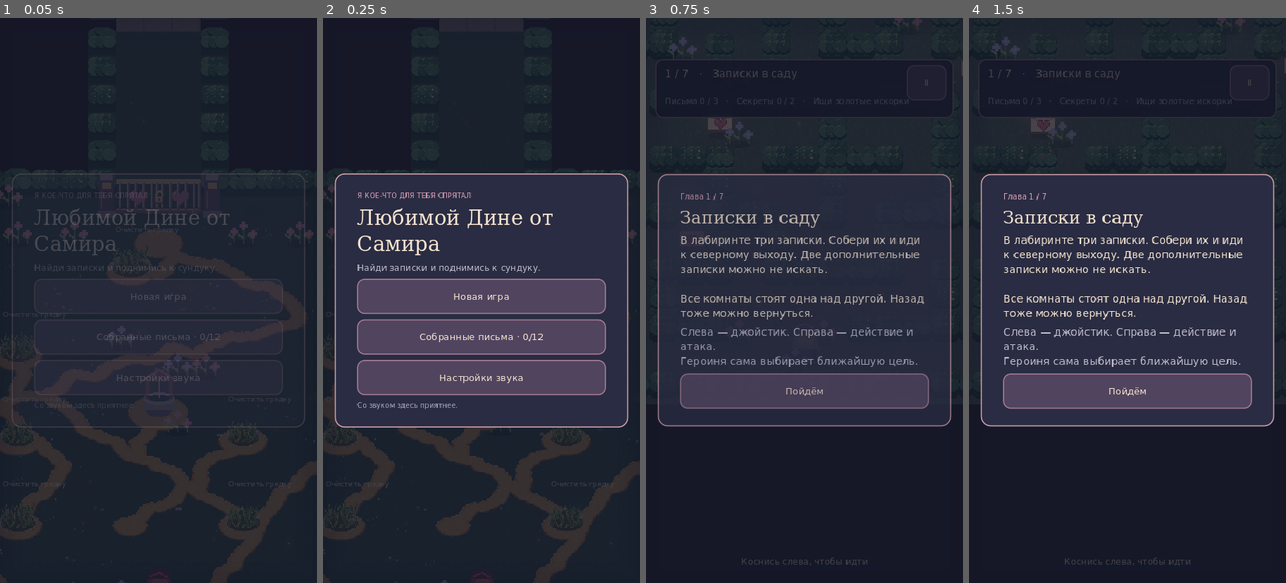
Above: before the commit, frames 1-4 (left to right).
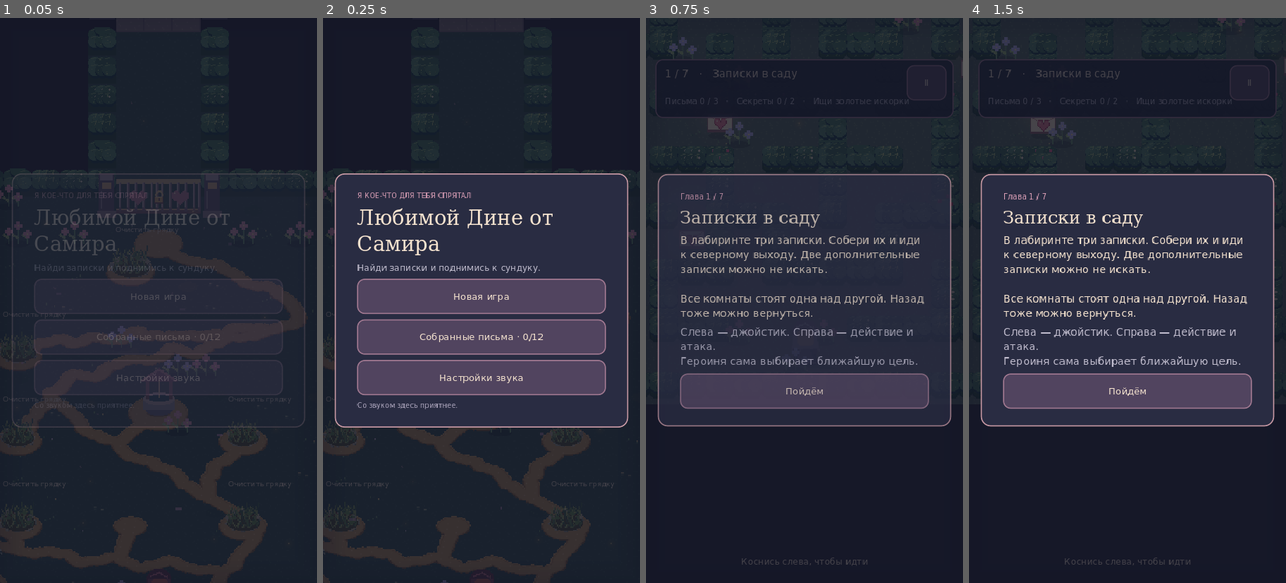
Above: after the commit, the same moments.

Repository: NQUAREx/dina-lovely
Game: Godot game, scene res://main.tscn
Same seed, same stepped clock (60 frames per second), same inputs: the game is played once before the commit and once after it.
Inputs:
- Up to frame 1 (0.05 s): no input
- Up to frame 2 (0.25 s): no input
- Up to frame 3 (0.75 s): click "Новая игра" at 0.5 s
- Up to frame 4 (1.5 s): click "Ⅱ" at 1.25 s

The runs differ from the first frame. In frame 1, 4.0% of the frame differs, in the area x 0-100%, y 40-99%; in frame 2, 3.9%; in frame 3, nothing differs; in frame 4, nothing differs.

Commit message:
Mix branches and alternate walks with wider parallel-route spacing

Diff:
--- a/scripts/game.gd
+++ b/scripts/game.gd
@@ -2089,6 +2089,17 @@
 		spine.add_point(spine_points[n],-tangent,tangent)
 	var main_path:=roughen_path(continuous_path(spine.get_baked_points(),start,end,rng),int(save_data.seed)+level)
 	if main_path.size()>1:paths.append(main_path);path_terminals.append(false)
+	if main_path.size()>12:
+		# A second independent walk reconnects with the main route at both ends.
+		var from:=main_path[int(main_path.size()*.15)]
+		var to:=main_path[int(main_path.size()*.82)]
+		var left_x:=start.x-rng.randf_range(360,420)
+		var knots:Array[Vector2]=[from,Vector2(left_x+rng.randf_range(-25,25),start.lerp(end,.34).y),Vector2(left_x+rng.randf_range(-25,25),start.lerp(end,.69).y),to]
+		var alternate:=Curve2D.new();alternate.bake_interval=6
+		for n in range(knots.size()):
+			var handle:Vector2=(knots[mini(n+1,knots.size()-1)]-knots[maxi(0,n-1)])/5
+			alternate.add_point(knots[n],-handle,handle)
+		paths.append(roughen_path(alternate.get_baked_points(),int(save_data.seed)+9811));path_terminals.append(false)
 	path_pads.append({"pos":start,"radius":43.0})
 	path_pads.append({"pos":end,"radius":43.0})
 	var targets:Array[Dictionary]=[]
@@ -2101,7 +2112,7 @@
 	while not targets.is_empty():
 		var best:=INF;var selected:=0;var anchor:=start
 		for n in range(targets.size()):
-			for path in paths:
+			for path in anchor_paths(targets[n]):
 				for point in path:
 					var distance:float=point.distance_to(targets[n].pos)
 					if distance<best:best=distance;selected=n;anchor=point
@@ -2112,29 +2123,33 @@
 		# around an object. The shortest visible gentle curve wins.
 		var branch:=PackedVector2Array()
 		var approach_cost:=INF
+		var clearance:=path_clearance_grid()
 		var bend_fraction:=rng.randf_range(.34,.52)*(1 if rng.randf()<.5 else -1)
-		for path in paths:
-			for sample in range(0,path.size(),3):
+		for path in anchor_paths(target):
+			for sample in range(0,path.size(),6):
 				var candidate:Vector2=path[sample]
 				var distance:float=candidate.distance_to(target.pos)
 				if distance>=approach_cost:continue
 				var outward:Vector2=(candidate-target.pos).normalized()
 				var tip:Vector2=target.pos+outward*radius*.15
 				var side:Vector2=(tip-candidate).normalized().orthogonal()
-				var bend_amount:=clampf(distance*bend_fraction,-180,180)
-				var curve:=Curve2D.new();curve.bake_interval=6
-				# Broad offset waypoints give a wandering route, not a direct link.
-				var waypoint_a:=candidate.lerp(tip,.34)+side*bend_amount
-				var waypoint_b:=candidate.lerp(tip,.7)+side*bend_amount*.45
-				var knots:Array[Vector2]=[candidate,waypoint_a,waypoint_b,tip]
-				for k in range(knots.size()):
-					var handle:Vector2=(knots[mini(k+1,knots.size()-1)]-knots[maxi(0,k-1)])/5
-					curve.add_point(knots[k],-handle,handle)
-				var points:=roughen_path(curve.get_baked_points(),int(save_data.seed)+selected*137+level*731)
-				var clear:=true
-				for point in points:
-					if not path_point_safe(point):clear=false;break
-				if clear:branch=points;approach_cost=distance
+				for bend_sign in [-1,1]:
+					var bend_amount:=clampf(distance*absf(bend_fraction)*bend_sign,-180,180)
+					var curve:=Curve2D.new();curve.bake_interval=6
+					# Broad offset waypoints give a wandering route, not a direct link.
+					var waypoint_a:=candidate.lerp(tip,.34)+side*bend_amount
+					var waypoint_b:=candidate.lerp(tip,.7)+side*bend_amount*.45
+					var knots:Array[Vector2]=[candidate,waypoint_a,waypoint_b,tip]
+					for k in range(knots.size()):
+						var handle:Vector2=(knots[mini(k+1,knots.size()-1)]-knots[maxi(0,k-1)])/5
+						curve.add_point(knots[k],-handle,handle)
+					var points:=roughen_path(curve.get_baked_points(),int(save_data.seed)+selected*137+level*731)
+					var clear:=true
+					for point in points:
+						if not path_point_safe(point):clear=false;break
+					if clear:
+						var cost:=distance+parallel_path_cost(points,clearance)
+						if cost<approach_cost:branch=points;approach_cost=cost
 		if branch.size()<2:continue
 		# Begin at the last shared contact, so close parallel strips cannot form loops.
 		var merge:=0;var junction:=branch[0]
@@ -2149,6 +2164,37 @@
 			path_targets.append({"id":target.id,"object":target,"path":paths.size()-1,"end":trimmed[-1]})
 	generating_paths=false
 	build_path_meshes()
+
+func path_clearance_grid() -> Dictionary:
+	var cells:Dictionary={}
+	for path in paths:
+		for n in range(1,path.size()-1,6):
+			var cell:=Vector2i(path[n]/112)
+			if not cells.has(cell):cells[cell]=[]
+			cells[cell].append({"pos":path[n],"tangent":(path[n+1]-path[n-1]).normalized()})
+	return cells
+
+func parallel_path_cost(points: PackedVector2Array, cells: Dictionary) -> float:
+	var penalty:=0.0
+	for n in range(9,points.size()-9,6):
+		var centre:=Vector2i(points[n]/112)
+		var tangent:Vector2=(points[n+1]-points[n-1]).normalized()
+		var nearest:=112.0
+		var shared:=false
+		for y in range(centre.y-1,centre.y+2):
+			for x in range(centre.x-1,centre.x+2):
+				for other in cells.get(Vector2i(x,y),[]):
+					var distance:float=points[n].distance_to(other.pos)
+					if distance<20:nearest=112;shared=true;break
+					if absf(tangent.dot(other.tangent))>.82:nearest=minf(nearest,distance)
+		if not shared:penalty+=maxf(0,112-nearest)*1.5
+	return penalty
+
+func anchor_paths(target: Dictionary) -> Array:
+	# Nearby tools can form a short sequence. Other destinations branch off
+	# the two main walks; some beds may share a smaller branch and a fork.
+	if target.kind in ["can","rake","fertilizer"] or (target.kind=="sprout" and int(target.id)%3==1):return paths
+	return paths.slice(0,mini(2,paths.size()))
 
 func roughen_path(points: PackedVector2Array, path_seed: int) -> PackedVector2Array:
 	if points.size()<3:return points
--- a/tests/gates_rocket_layers.gd
+++ b/tests/gates_rocket_layers.gd
@@ -20,13 +20,18 @@
  g.build_level(5);assert(g.grass_texture!=null)
  for bed in g.objects:
   if bed.kind=='sprout':assert(g.bed_beside_path(bed.pos,bed))
- print('PASS baked ground texture and beds beside organic paths')
+ print('PASS baked ground texture and connected bed pads')
  g.build_level(0);assert(g.sprites.has('gate_panel') and g.sprites.has('weapon_rpg_empty'));print('PASS gate and empty launcher artwork')
  for seed in [17,2026]:
   g.save_data.seed=seed;g.build_level(5)
   var well=g.objects.filter(func(o):return o.kind=='well')[0]
   for path in g.paths:
-   assert(g.path_pads.any(func(p):return path[-1].distance_to(p.pos)<p.radius-15))
+   var joined=g.path_pads.any(func(p):return path[-1].distance_to(p.pos)<p.radius-15)
+   for other in g.paths:
+    if other==path:continue
+    for point in other:
+     if path[-1].distance_to(point)<4:joined=true
+   assert(joined)
   for bed in g.objects:
    if bed.kind=='sprout':assert(g.bed_beside_path(bed.pos,bed))
  g.build_level(1);assert(g.objects.all(func(o):return o.kind!='lamp'))
Not shown, added: docs/game.43ccbc998849.pck
Not shown, removed: docs/game.8b5fb0f867e8.pck
Not shown, changed: docs/index.pck
